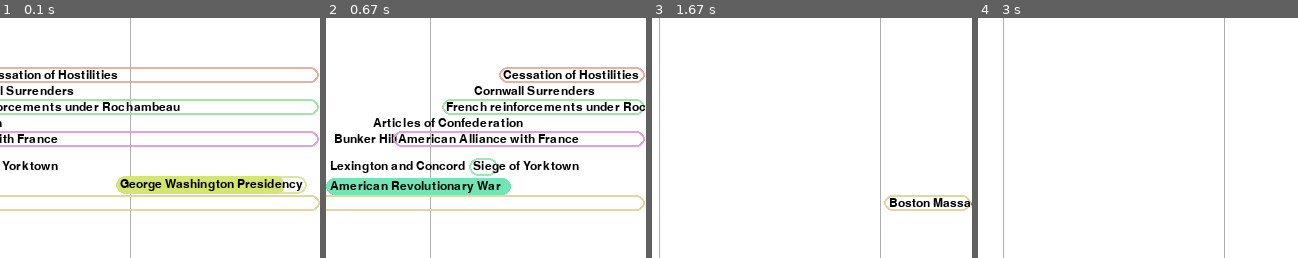
Above: before the commit, frames 1-4 (left to right).
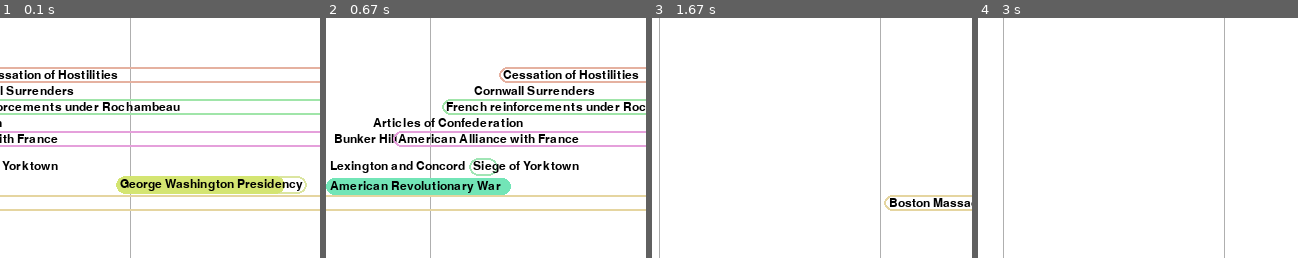
Above: after the commit, the same moments.

Repository: ThatIsAUsername/timeline
Game: pygame game, started from timelines.py
The game is run twice, just before and just after one commit, with the same random seed, the same clock (stepped at 60 frames per second) and the same inputs.
Inputs (mouse positions are % of the whole screen's width and height, from its top left):
- Up to frame 1 (0.1 s): no input
- Up to frame 2 (0.67 s): press the mouse at (26, 51) at 0.37 s; move the mouse to (43, 61) at 0.47 s; release the mouse at (60, 72) at 0.6 s
- Up to frame 3 (1.67 s): press the mouse at (26, 51) at 0.7 s; move the mouse to (21, 39) at 0.8 s; release the mouse at (16, 26) at 0.93 s; press the mouse at (26, 51) at 1.03 s; move the mouse to (51, 58) at 1.13 s; release the mouse at (76, 66) at 1.27 s; press the mouse at (26, 51) at 1.37 s; move the mouse to (33, 58) at 1.47 s; release the mouse at (40, 66) at 1.6 s
- Up to frame 4 (3 s): press the mouse at (26, 51) at 1.7 s; move the mouse to (37, 57) at 1.8 s; release the mouse at (49, 64) at 1.93 s; press the mouse at (26, 51) at 2.03 s; move the mouse to (49, 43) at 2.13 s; release the mouse at (73, 35) at 2.27 s; press the mouse at (26, 51) at 2.37 s; move the mouse to (30, 34) at 2.47 s; release the mouse at (34, 18) at 2.6 s; press the mouse at (26, 51) at 2.7 s; move the mouse to (43, 43) at 2.8 s; release the mouse at (60, 35) at 2.93 s
The pictures show only the part of the screen within x 50-100%, y 11-61%; the shares and areas given below are measured in that part.

The runs differ from the first frame. In frame 1, 0.3% of the frame differs, in the area x 97-100%, y 20-81%; in frame 2, 0.3%; in frame 3, less than 0.1%; in frame 4, nothing differs.

Commit message:
Unbounded events now extend off the edge of the screen.

Diff:
--- a/data_types/timeview.py
+++ b/data_types/timeview.py
@@ -209,8 +209,8 @@
         for rec in visible_records:
             xss = 0 if rec.start.min == -math.inf else interpolate(rec.start.min.toordinal(), timeview_range, screen_range)
             xse = width if rec.start.max == math.inf else interpolate(rec.start.max.toordinal(), timeview_range, screen_range)
-            xes = 0 if rec.end.min == -math.inf else interpolate(rec.end.min.toordinal(), timeview_range, screen_range)
-            xee = width if rec.end.max == math.inf else interpolate(rec.end.max.toordinal(), timeview_range, screen_range)
+            xes = 0-10 if rec.end.min == -math.inf else interpolate(rec.end.min.toordinal(), timeview_range, screen_range)
+            xee = width+10 if rec.end.max == math.inf else interpolate(rec.end.max.toordinal(), timeview_range, screen_range)
             antialias = True  # render takes no keyword arguments.
             label_surf = font.render(rec.name, antialias, color.BLACK)
             lw, lh = label_surf.get_size()
